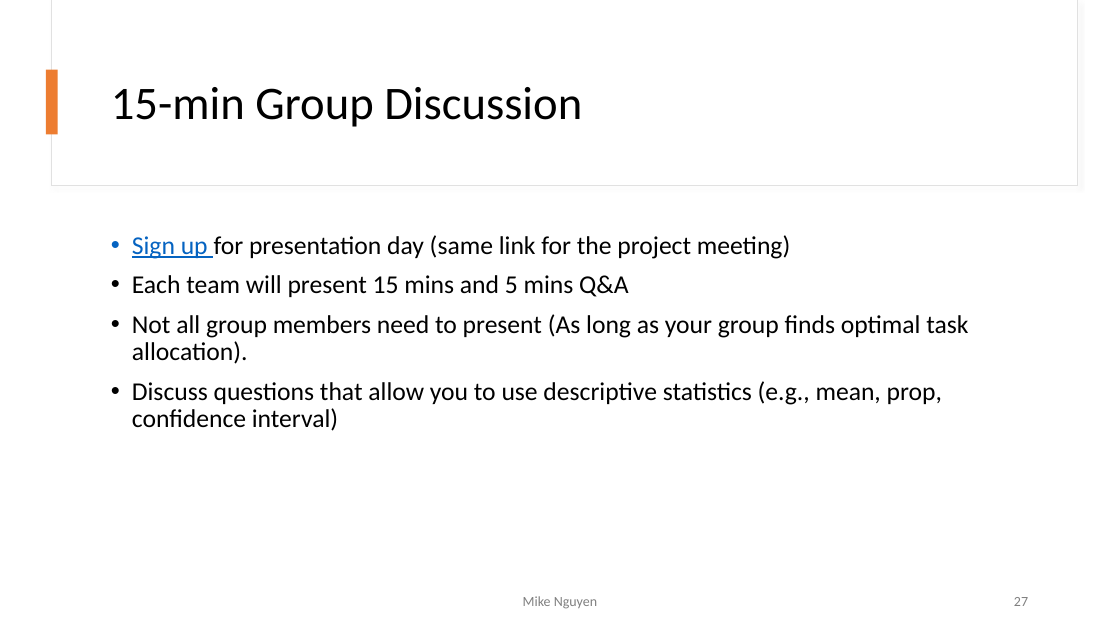
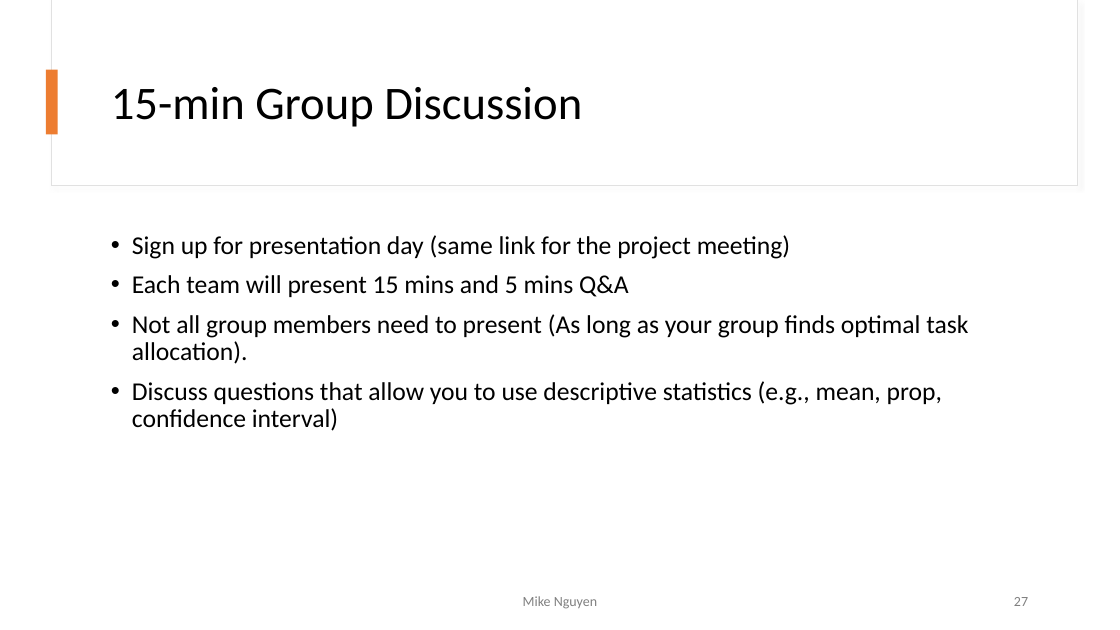
Before and after one commit to mikenguyen13/mar4050_S23_2, a slide deck: slide 27 of lectures/10/1_Data Analysis.pptx. Drawn at 1120x630 pixels with LibreOffice and Linux fonts; fonts in the diff are those of the drawing. Boxes give left, top, right and bottom in pixels: in the first picture for what was removed or moved away, otherwise in the second. Text is boxed around its words. In the diff, an @@ line names an element or a change of style, - is before the commit and + after.

```diff
--- a/lectures/10/1_Data Analysis.pptx
+++ b/lectures/10/1_Data Analysis.pptx
@@ text at (132,235,790,259): text colour #0563C1 to #000000, underline off in "Sign up" @@
```
Also in this commit, not shown: 1 other slide changed, 1 other file.
